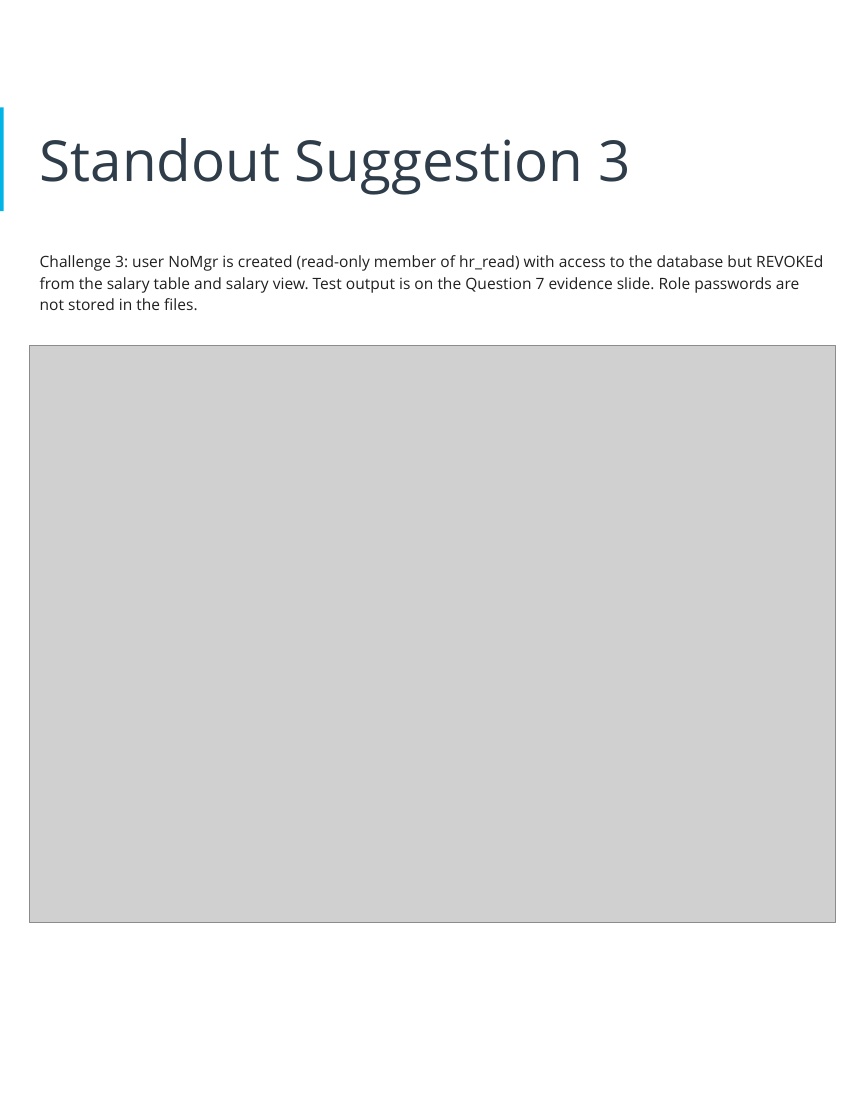
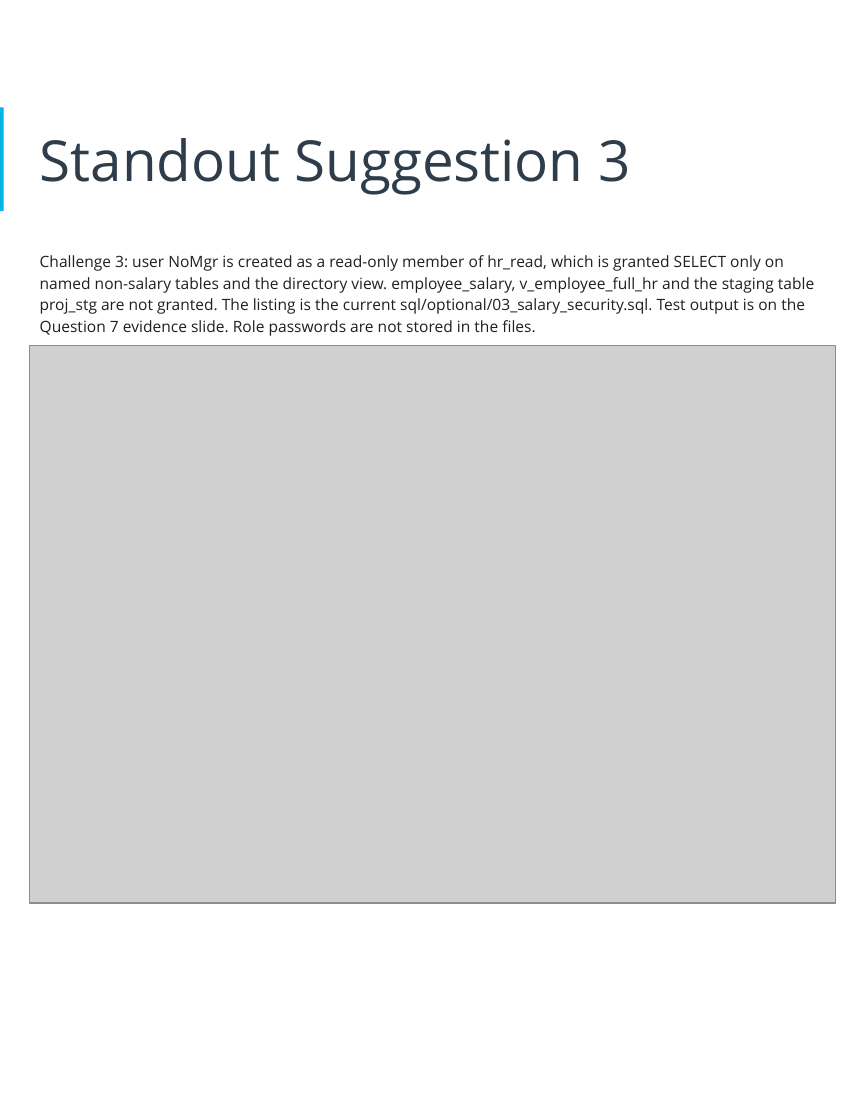
Before and after one commit to adebowalep/hr-database-design, a slide deck: slide 27 of docs/presentation/Tech_ABC_Corp_HR_Database.pptx. Drawn at 865x1120 pixels with LibreOffice and Linux fonts; fonts in the diff are those of the drawing; grey boxes stand for pictures. Boxes give left, top, right and bottom in pixels: in the first picture for what was removed or moved away, otherwise in the second. Text is boxed around its words. In the diff, an @@ line names an element or a change of style, - is before the commit and + after.

```diff
--- a/docs/presentation/Tech_ABC_Corp_HR_Database.pptx
+++ b/docs/presentation/Tech_ABC_Corp_HR_Database.pptx
@@ text at (40,255,814,336): text changed @@
-Challenge 3: user NoMgr is created (read-only member of hr_read) with access to the database but REVOKEd from the salary table and salary view. Test output is on the Question 7 evidence slide. Role passwords are not stored in the files.
+Challenge 3: user NoMgr is created as a read-only member of hr_read, which is granted SELECT only on named non-salary tables and the directory view. employee_salary, v_employee_full_hr and the staging table proj_stg are not granted. The listing is the current sql/optional/03_salary_security.sql. Test output is on the Question 7 evidence slide. Role passwords are not stored in the files.
@@ picture: place and size @@
-picture at (30,345,835,922)
+picture at (30,345,835,903)
```
Also in this commit, not shown: 8 other slides changed, 27 other files.
